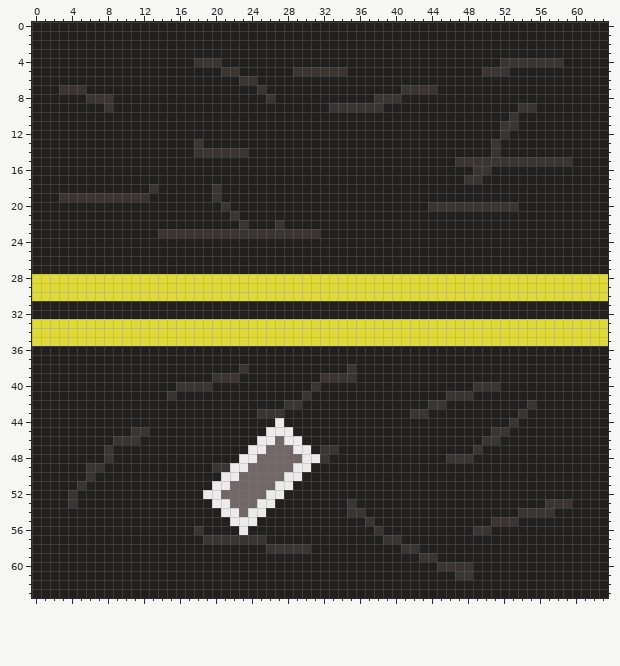
File history of a pixel-art sprite, TextMyTopping/data/sprites/scenery/city/cellPhone/0.png. Above is the file before it was changed.
The file is 64x64 pixels.
New version:
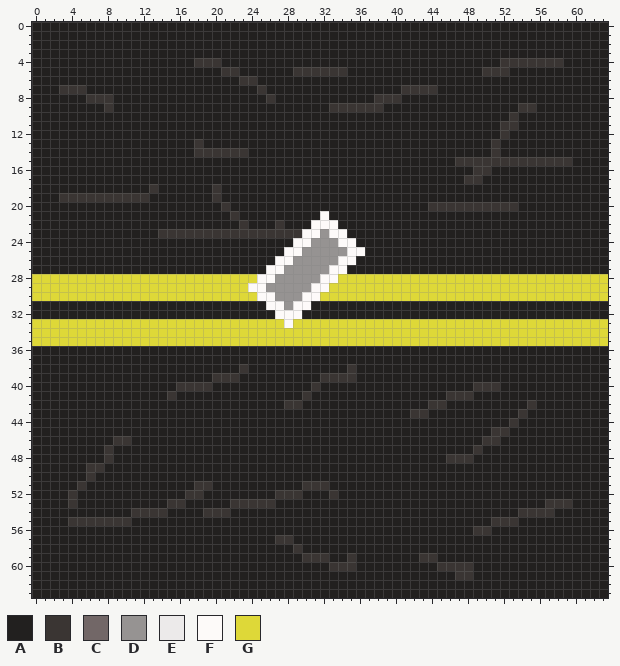
Palette (. is transparent): A #22201f  B #3a3533  C #726767  D #969392  E #eceaea  F #fdfaf9  G #ded838
From old to new:
y 21: x 32 A -> F
y 22: x 31..33 AAA -> FFF
y 23: x 30..34 BBAAA -> FFDFF
y 24: x 29..35 AAAAAAA -> FFDDDFF
y 25: x 28..36 AAAAAAAAA -> FFDDDDDFF
y 26: x 27..35 AAAAAAAAA -> FFDDDDDFF
y 27: x 26..34 AAAAAAAAA -> FFDDDDDFF
y 28: x 25..33 GGGGGGGGG -> FFDDDDDFF
y 29: x 24..32 GGGGGGGGG -> FFDDDDDFF
y 30: x 25..31 GGGGGGG -> FFDDDFF
y 31: x 26..30 AAAAA -> FFDFF
y 32: x 27..29 AAA -> FFF
y 33: x 28 G -> F
y 43: x 25..27 BBB -> AAA
y 44: x 27 E -> A
y 45: x 11..12 BB -> AA; x 26..28 EEE -> AAA
y 46: x 11 B -> A; x 25..29 EECEE -> AAAAA
y 47: x 24..30 EECCCEE -> AAAAAAA; x 32..33 BB -> AA
y 48: x 23..32 EECCCCCEEB -> AAAAAAAAAA
y 49: x 20..30 BBEECCCCCEE -> AAAAAAAAAAA
y 50: x 21..29 EECCCCCEE -> AAAAAAAAA
y 51: x 18..28 AAEECCCCCEE -> BBAAAAAAAAA; x 30..32 AAA -> BBB
y 52: x 17..29 AAEECCCCCEEAA -> BBAAAAAAAABBB; x 33 A -> B
y 53: x 15..16 AA -> BB; x 20..26 EECCCEE -> AABBBBB; x 35 B -> A
y 54: x 11..14 AAAA -> BBBB; x 19..25 AAEECEE -> BBBAAAA; x 35..36 BB -> AA
y 55: x 4..10 AAAAAAA -> BBBBBBB; x 22..24 EEE -> AAA; x 37 B -> A
y 56: x 18 B -> A; x 23 E -> A; x 38 B -> A
y 57: x 19..25 BBBBBBB -> AAAAAAA; x 27..28 AA -> BB; x 39..40 BB -> AA
y 58: x 26..28 BBB -> AAA; x 30 B -> A; x 41..42 BB -> AA
y 59: x 30..32 AAA -> BBB; x 35 A -> B
y 60: x 33..35 AAA -> BBB
Boxes around the changes in both pictures, in picture pixels (x1, y1, x2, y2):
changed: (248, 211, 365, 328)
changed: (68, 409, 419, 571)
